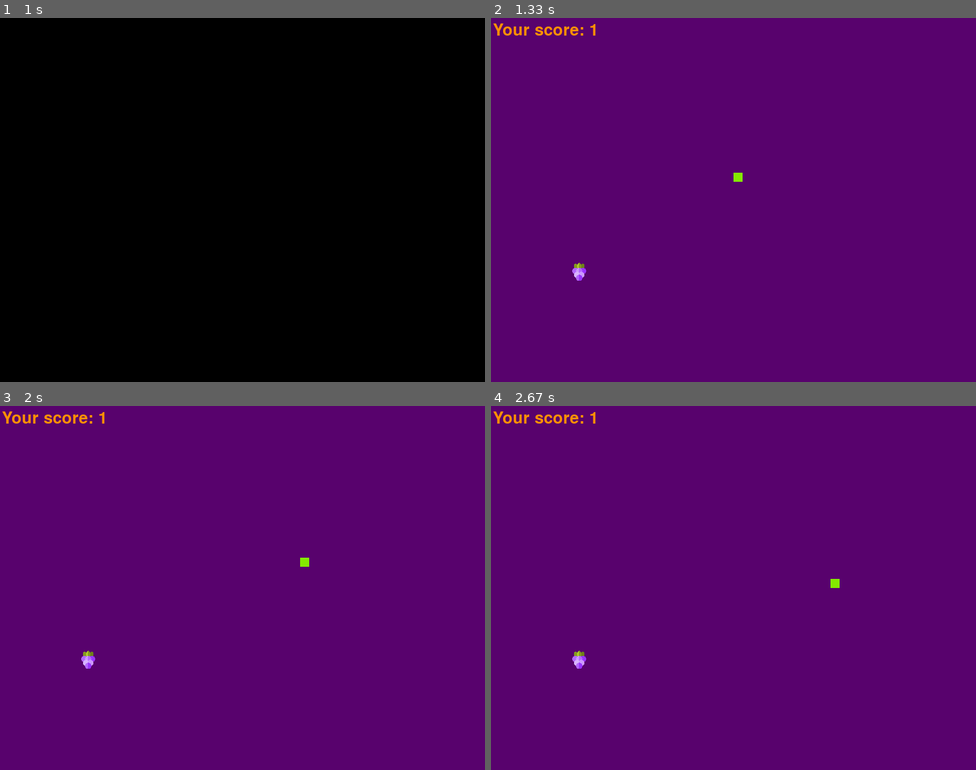
Above: before the commit, frames 1-4 (two rows, left to right).
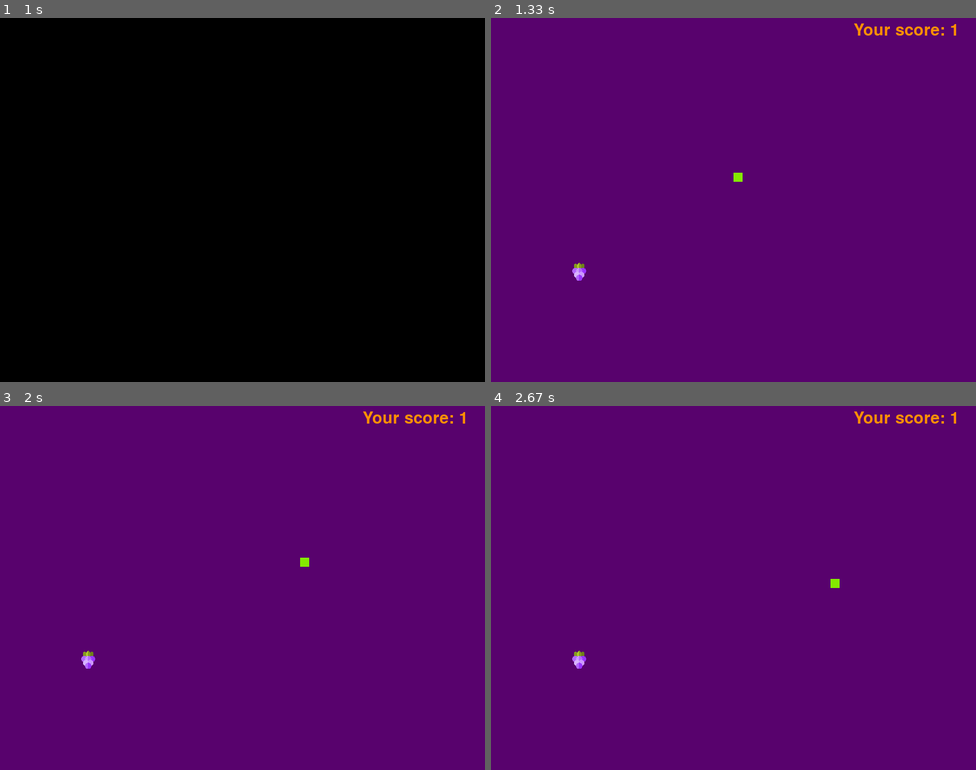
Above: after the commit, the same moments.

Repository: smorf1koo/PyGame-Snake
Game: pygame game, started from main.py
The game is run twice, just before and just after one commit, with the same random seed, the same clock (stepped at 60 frames per second) and the same inputs.
Inputs:
- Up to frame 1 (1 s): hold Up from 0.83 s (still down)
- Up to frame 2 (1.33 s): release Up at 1.3 s
- Up to frame 3 (2 s): hold Right 1.33-1.8 s
- Up to frame 4 (2.67 s): hold Down from 2.4 s (still down)

Frame 1 is identical in both runs. In frame 2, 0.6% of the frame differs, in the area x 0-96%, y 1-5%; in frame 3, 0.6%; in frame 4, 0.6%.

Commit message:
Fix bug with score

Diff:
--- a/modules/snakegame.py
+++ b/modules/snakegame.py
@@ -99,7 +99,7 @@
             self.handle_events()
 
             self.screen.fill(PURPLE)
-            self.draw_text(f'Your score: {self.score}', ORANGE, 90, 20, 40)
+            self.draw_text(f'Your score: {self.score}', ORANGE, 685, 20, 40)
 
             self.show_berry()
             self.show_snake()
@@ -140,8 +140,3 @@
         g.time.delay(2200)
         g.quit()
         quit()
-
-
-# if __name__ == '__main__':
-#     # game = SnakeGame()
-#     # game.run()
